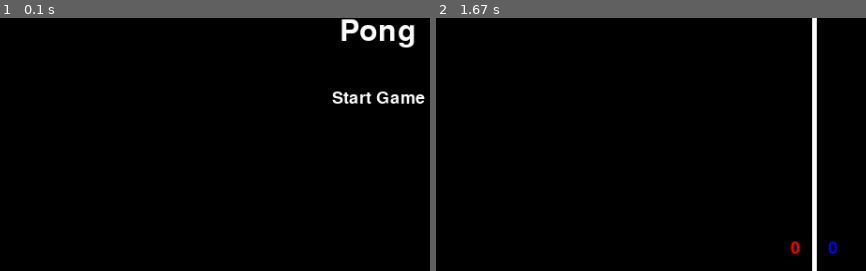
Above: before the commit, frames 1-2 (left to right).
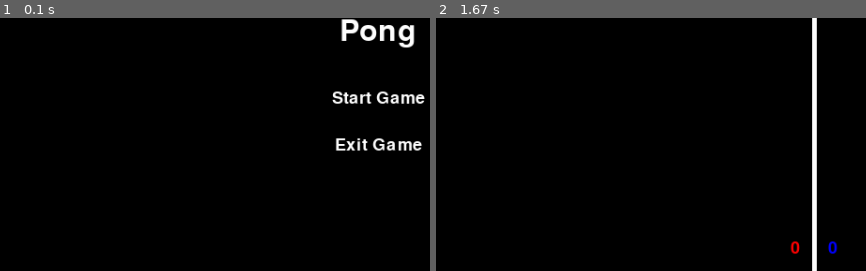
Above: after the commit, the same moments.

Repository: hakmad/games
Game: pygame game, started from pong/main.py
Same seed, same stepped clock (60 frames per second), same inputs: the game is played once before the commit and once after it.
Inputs (mouse positions are % of the whole screen's width and height, from its top left):
- Up to frame 1 (0.1 s): no input
- Up to frame 2 (1.67 s): click "Start Game" at 0.38 s; hold Up 0.67-1.13 s; move the mouse to (46, 54) at 0.7 s; hold Down 1.17-1.47 s; hold S 1.17-1.47 s; hold Up from 1.5 s (still down); hold W from 1.5 s (still down)
The pictures show only the part of the screen within x 6-56%, y 5-55%; the shares and areas given below are measured in that part.

The runs differ from the first frame. In frame 1, 0.6% of the frame differs, in the area x 77-99%, y 47-53%; in frame 2, nothing differs.

Commit message:
Added exit button to main menu

Diff:
--- a/pong/main.py
+++ b/pong/main.py
@@ -39,19 +39,26 @@
         self.title = Text("Pong", screen_width // 2, 40, font_size=32)
 
         self.start_game = Button("Start Game", self.switch_to_game, screen_width // 2 - 75, 100, 150, 20)
+        self.exit_game = Button("Exit Game", self.exit, screen_width // 2 - 75, 150, 150, 20)
 
     def switch_to_game(self):
         self.next = "game"
         self.running = False
 
+    def exit(self):
+        self.next = None
+        self.running = False
+
     def cleanup(self):
         del self.title
 
     def handle_events(self, event):
         self.start_game.check_clicked(event)
+        self.exit_game.check_clicked(event)
 
     def update(self):
         self.start_game.check_hover()
+        self.exit_game.check_hover()
 
     def draw(self, screen):
         screen.fill(black)
@@ -59,6 +66,7 @@
         self.title.draw(screen)
 
         self.start_game.draw(screen)
+        self.exit_game.draw(screen)
 
         pygame.display.flip()
 
@@ -239,10 +247,13 @@
             self.change_state()
 
     def change_state(self):
-        new_state = self.current_state.next
-        self.current_state.cleanup()
-        self.current_state = self.state_dict[new_state]
-        self.current_state.setup()
+        try:
+            new_state = self.current_state.next
+            self.current_state.cleanup()
+            self.current_state = self.state_dict[new_state]
+            self.current_state.setup()
+        except KeyError:
+            self.running = False
 
     def main_loop(self):
         while self.running:
